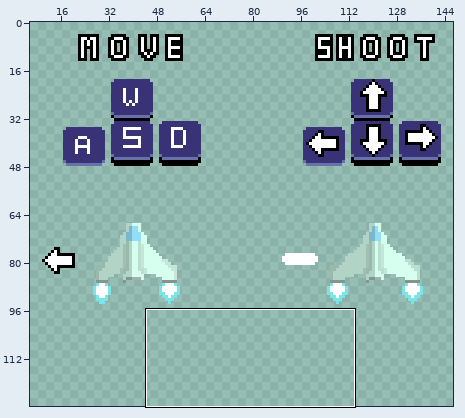
Pixel-art file -- Assets/GFX/Originals/instructions.aseprite. The picture above shows the old version from afar; the outline marks the close-up.
Close-up. Earlier state:
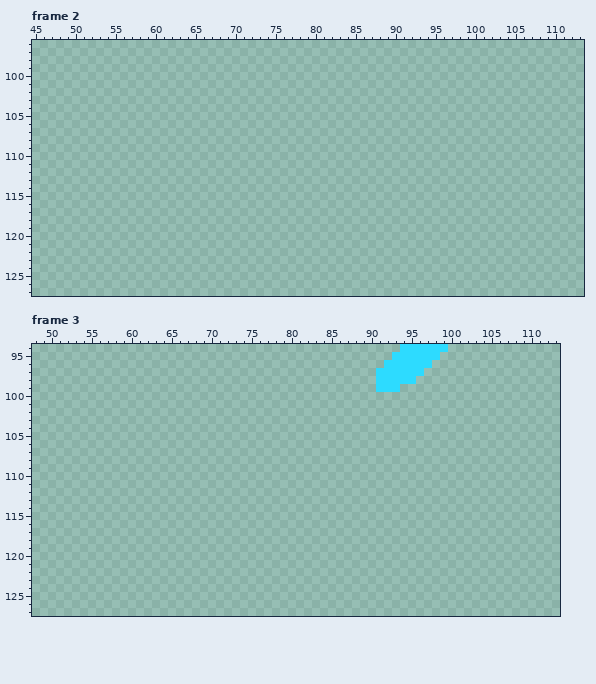
160x128 pixels, 16 frames. Shown: frame 2: x 45..113, y 96..127; frame 3: x 48..113, y 94..127. The wide view leaves out empty margins. The commit also changed other frames or places, which this record leaves out.
And afterwards:
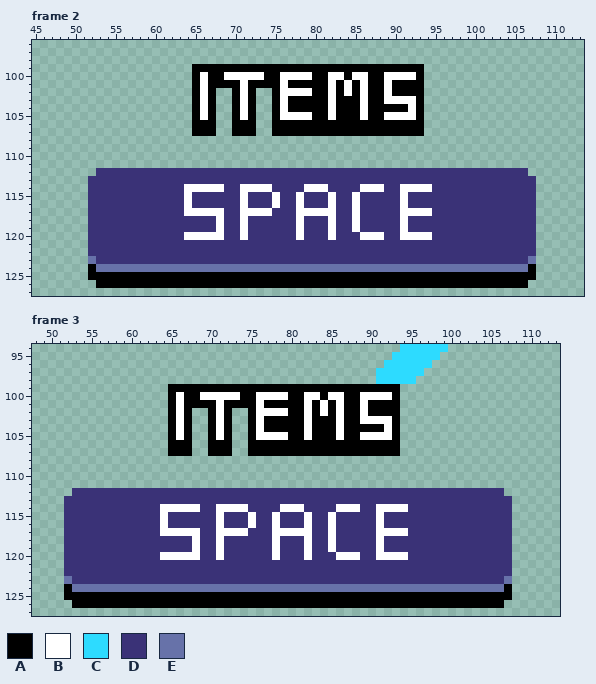
Palette (. is transparent): A #000000  B #ffffff  C #2ddbff  D #3a3277  E #6772a9
Changes in this commit:
Changed rows in their new state; - is an unchanged pixel.
Frame 2:
first column x 65:
 99 AAAAAAAAAAAAAAAAAAAAAAAAAAAAA
100 ABAABBBBBAABBBBAABBABBAABBBBA
101 ABAAAABAAAABAAAAABABABAABAAAA
102 ABA--ABA--ABBBBAABABABAABAAAA
103 ABA--ABA--ABAAAAABAAABAABBBBA
104 ABA--ABA--ABAAAAABAAABAAAAABA
105 ABA--ABA--ABBBBAABAAABAABBBBA
106 AAA--AAA--AAAAAAAAAAAAAAAAAAA
107 AAA--AAA--AAAAAAAAAAAAAAAAAAA
first column x 52:
112 -DDDDDDDDDDDDDDDDDDDDDDDDDDDDDDDDDDDDDDDDDDDDDDDDDDDDDD-
113 DDDDDDDDDDDDDDDDDDDDDDDDDDDDDDDDDDDDDDDDDDDDDDDDDDDDDDDD
114 DDDDDDDDDDDDBBBBBDDBBBBDDDDBBBDDDDBBBDDBBBBDDDDDDDDDDDDD
115 DDDDDDDDDDDDBDDDDDDBDDDBDDBDDDBDDBDDDDDBDDDDDDDDDDDDDDDD
116 DDDDDDDDDDDDBDDDDDDBDDDBDDBDDDBDDBDDDDDBDDDDDDDDDDDDDDDD
117 DDDDDDDDDDDDBBBBBDDBBBBDDDBBBBBDDBDDDDDBBBBDDDDDDDDDDDDD
118 DDDDDDDDDDDDDDDDBDDBDDDDDDBDDDBDDBDDDDDBDDDDDDDDDDDDDDDD
119 DDDDDDDDDDDDDDDDBDDBDDDDDDBDDDBDDBDDDDDBDDDDDDDDDDDDDDDD
120 DDDDDDDDDDDDBBBBBDDBDDDDDDBDDDBDDDBBBDDBBBBDDDDDDDDDDDDD
121 DDDDDDDDDDDDDDDDDDDDDDDDDDDDDDDDDDDDDDDDDDDDDDDDDDDDDDDD
122 DDDDDDDDDDDDDDDDDDDDDDDDDDDDDDDDDDDDDDDDDDDDDDDDDDDDDDDD
123 EDDDDDDDDDDDDDDDDDDDDDDDDDDDDDDDDDDDDDDDDDDDDDDDDDDDDDDE
124 AEEEEEEEEEEEEEEEEEEEEEEEEEEEEEEEEEEEEEEEEEEEEEEEEEEEEEEA
125 AAAAAAAAAAAAAAAAAAAAAAAAAAAAAAAAAAAAAAAAAAAAAAAAAAAAAAAA
126 -AAAAAAAAAAAAAAAAAAAAAAAAAAAAAAAAAAAAAAAAAAAAAAAAAAAAAA-
Frame 3: the same change as frame 2
